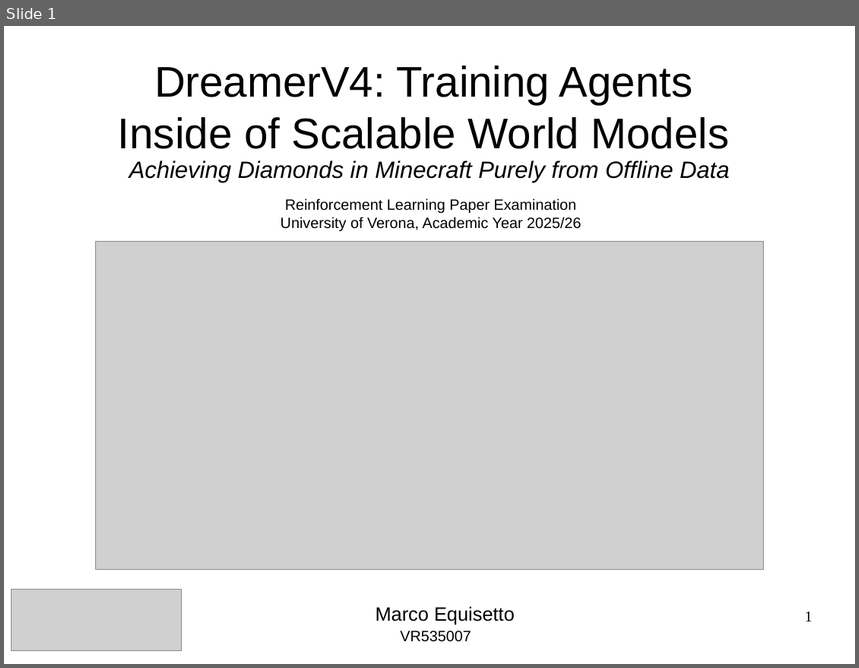
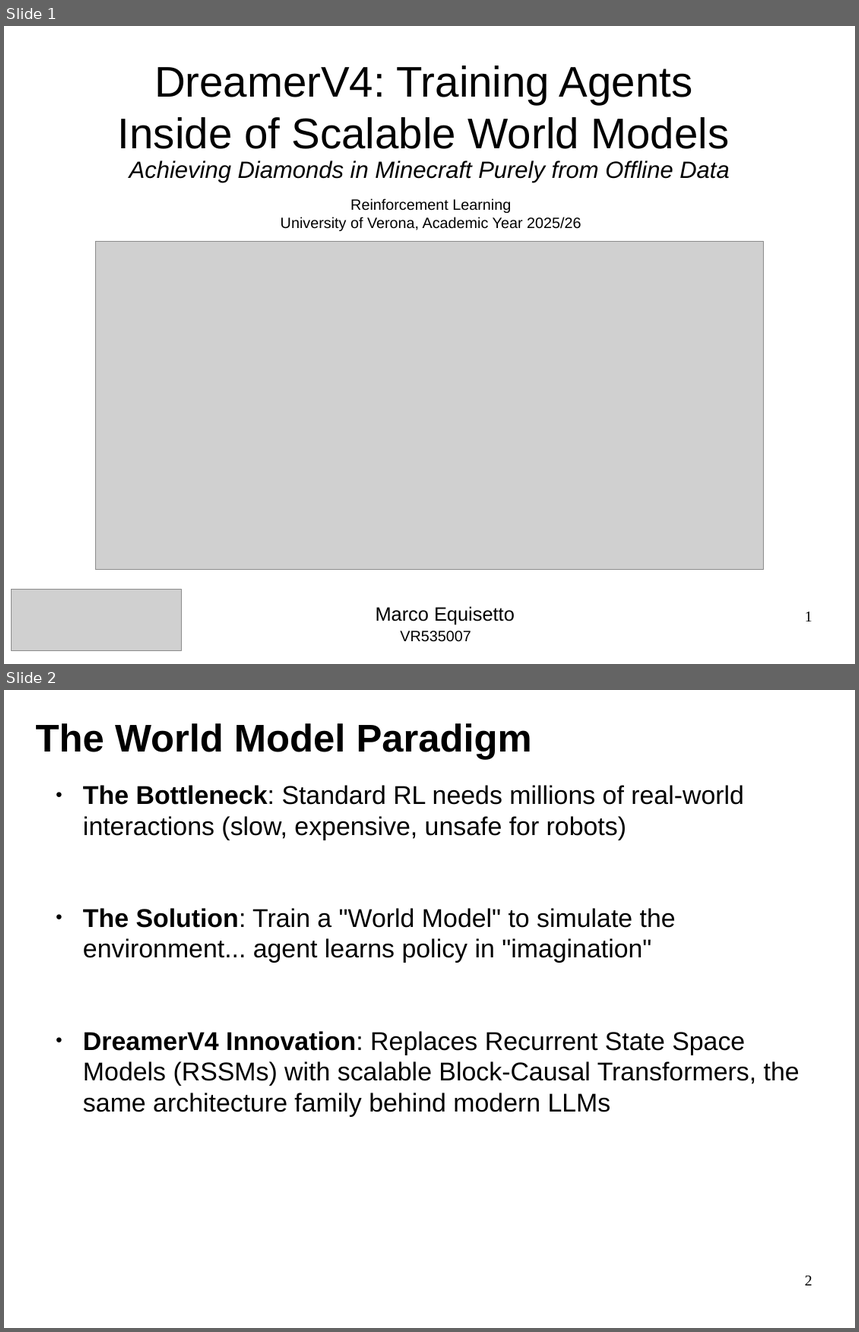
Before and after one commit to MarcoEquisetto/RL_exam, a slide deck: presentation/Deamer4_presentation.odp. Shown one above the other, each under a label of ours: slide 1 before the commit, slides 1 and 2 after it. The pictures are 859x668 and 859x1332 pixels, drawn with LibreOffice and Linux fonts; fonts in the diff are those of the drawing; grey boxes stand for pictures. Boxes give left, top, right and bottom in pixels: in the first picture for what was removed or moved away, otherwise in the second. Text is boxed around its words. In the diff, an @@ line names an element or a change of style, - is before the commit and + after.

```diff
--- a/presentation/Deamer4_presentation.odp
+++ b/presentation/Deamer4_presentation.odp
@@ slide 2 added at [4,690,855,1328], background #FFFFFF @@
@@ text added at [36,723,532,759], 36 pt, text #000000, bold @@
+The World Model Paradigm
@@ text added at [83,785,800,1117], 24 pt, text #000000 @@
+● The Bottleneck: Standard RL needs millions of real-world interactions (slow, expensive, unsafe for robots)
+● The Solution: Train a "World Model" to simulate the environment... agent learns policy in "imagination"
+● DreamerV4 Innovation: Replaces Recurrent State Space Models (RSSMs) with scalable Block-Causal Transformers, the same architecture family behind modern LLMs
@@ page number added at [805,1276,813,1286], 14 pt, text #000000 @@
+2
@@ slide 1 changed as well @@
@@ text at [351,199,511,213]: text changed @@
-Reinforcement Learning Paper Examination
+Reinforcement Learning
```
Also in this commit, not shown: 2 other slides added, 3 other files.
